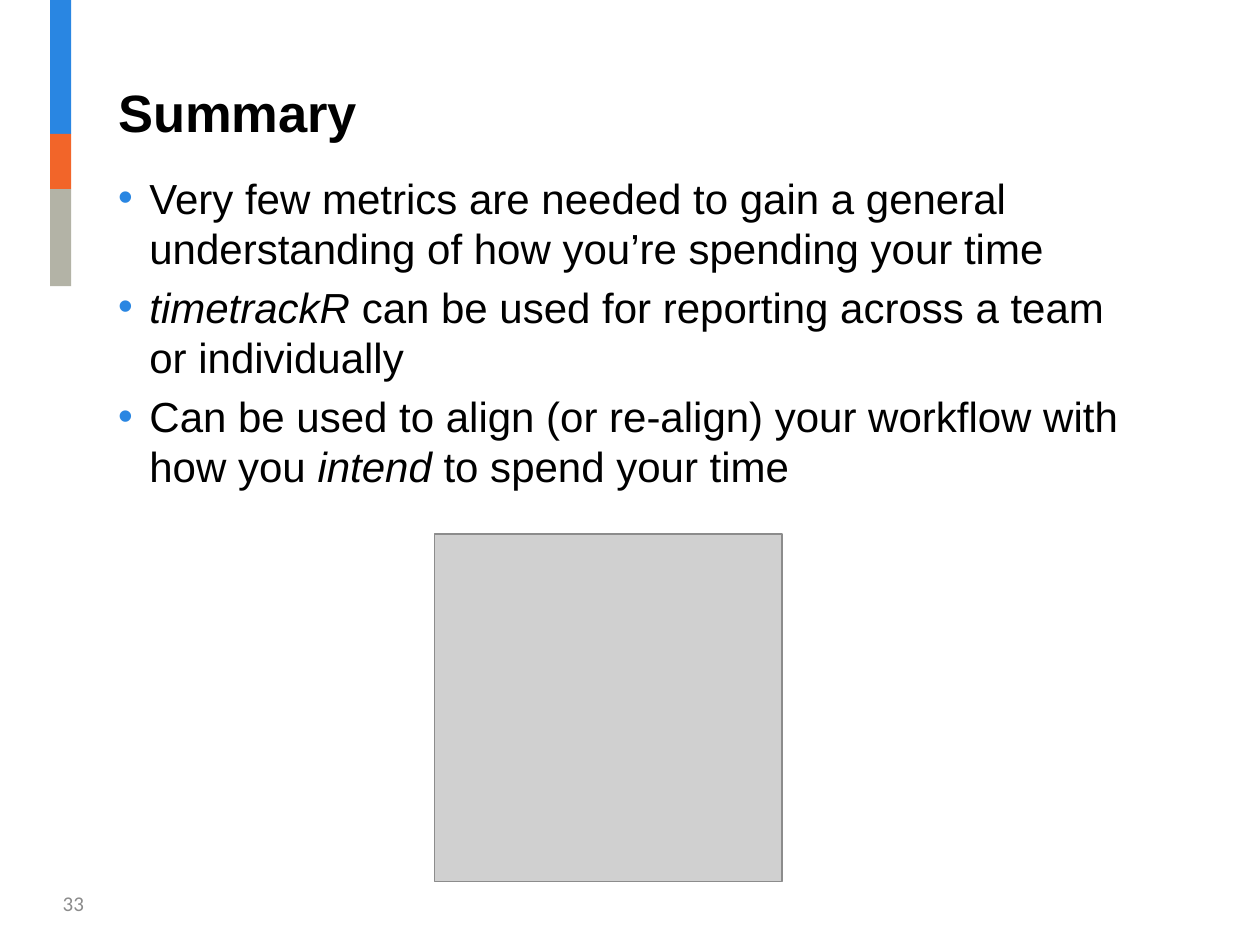
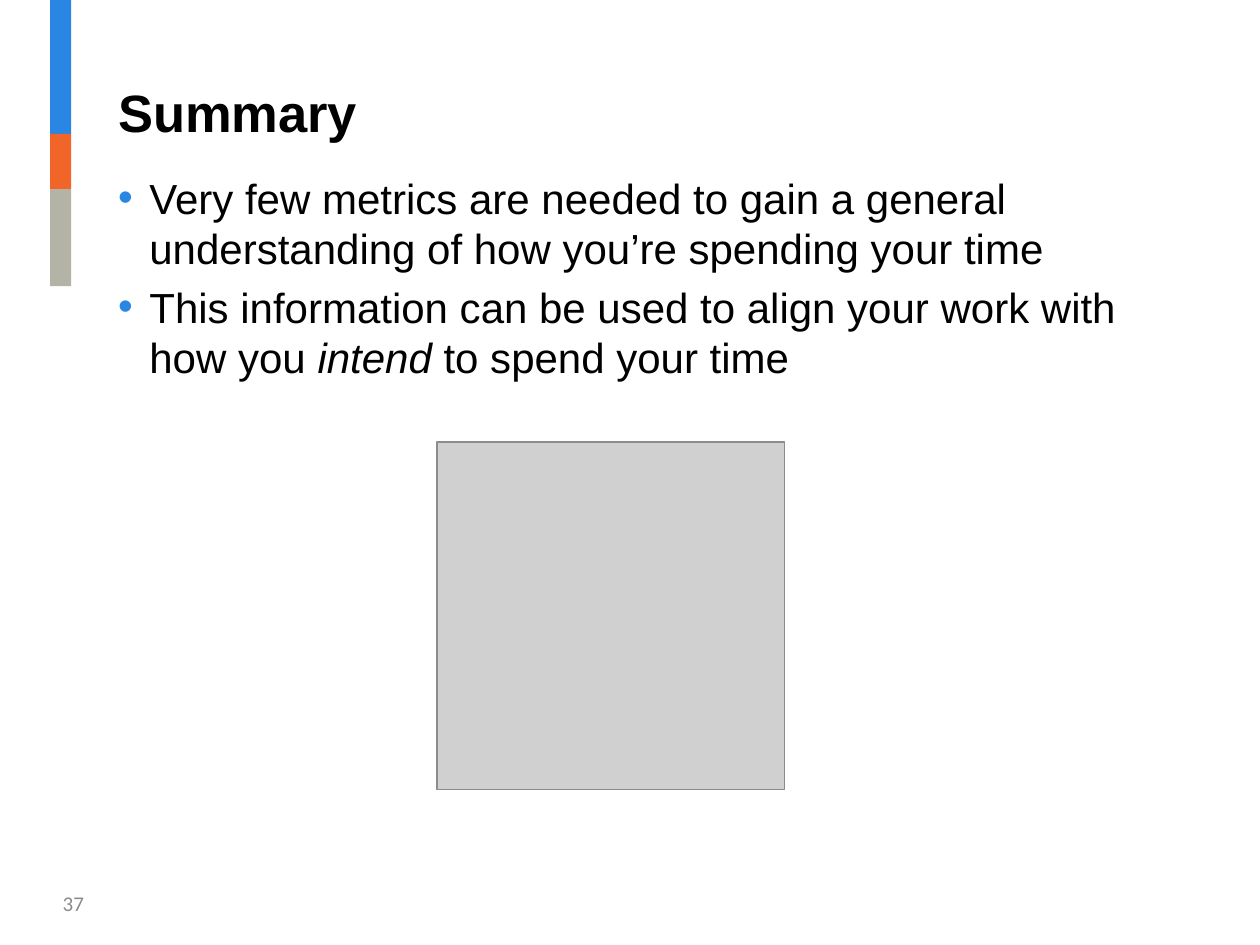
Before and after one commit to jalavery/timetrackR, a slide deck: slide 37 of Strategy and Innovation timetrackR Presentation.pptx (slide 33 before the commit). Drawn at 1260x945 pixels with LibreOffice and Linux fonts; fonts in the diff are those of the drawing; grey boxes stand for pictures; background and template pictures are left out. Boxes give left, top, right and bottom in pixels: in the first picture for what was removed or moved away, otherwise in the second. Text is boxed around its words. In the diff, an @@ line names an element or a change of style, - is before the commit and + after.

```diff
--- a/Strategy and Innovation timetrackR Presentation.pptx
+++ b/Strategy and Innovation timetrackR Presentation.pptx
@@ text at box(149, 292, 1116, 382): text changed @@
-• timetrackR can be used for reporting across a team or individually
-• Can be used to align (or re-align) your workflow with how you intend to spend your time
+• This information can be used to align your work with how you intend to spend your time
@@ picture: place and size @@
-picture at box(435, 534, 782, 882)
+picture at box(437, 442, 785, 790)
@@ page number at box(63, 897, 84, 911): text changed @@
-33
+37
```
Also in this commit, not shown: 11 other slides changed, 16 slides added, 12 slides removed, 9 other files.
